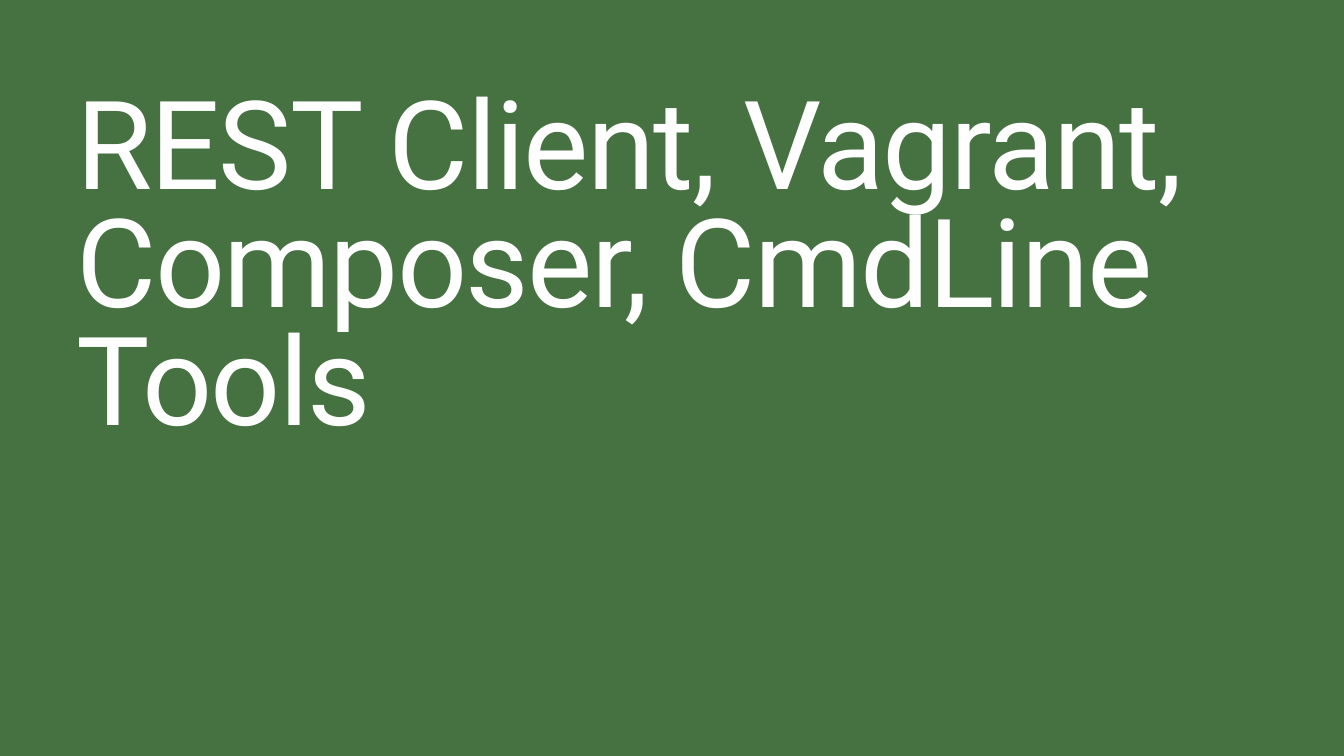
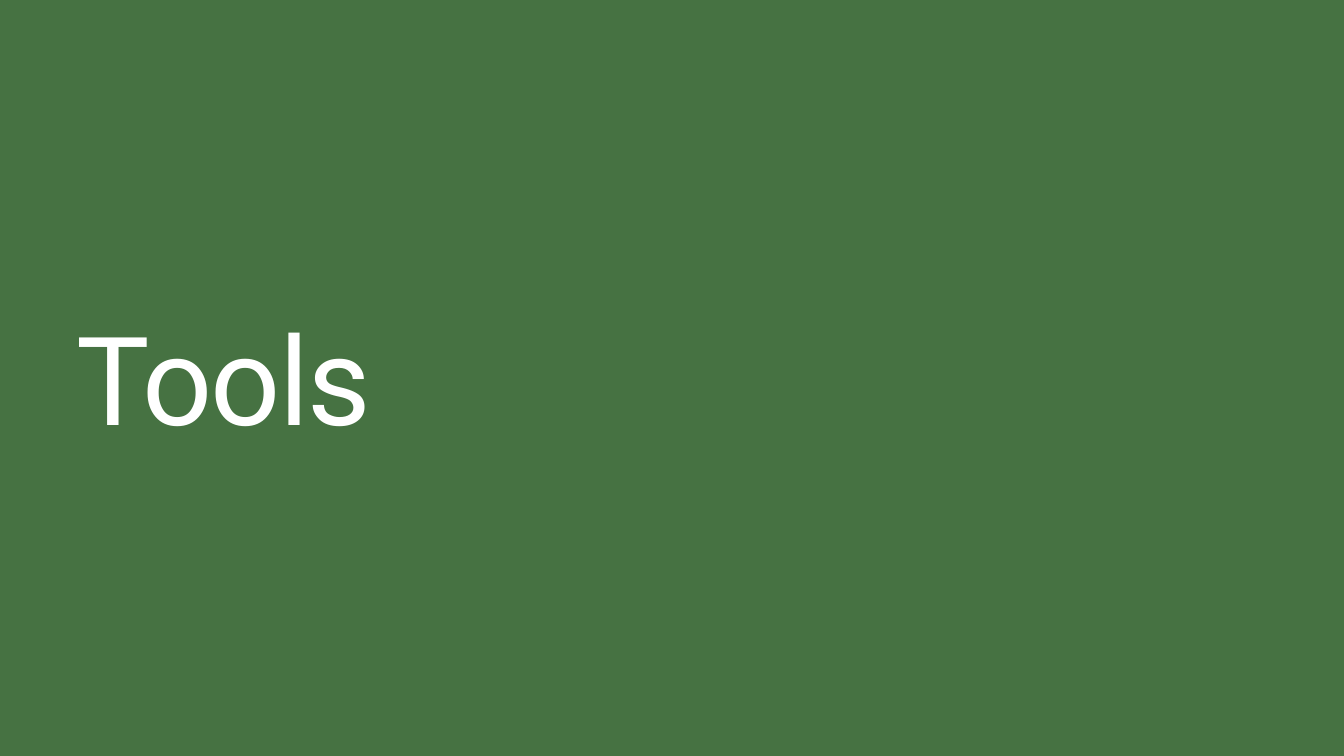
Before and after one commit to JetBrains/phpstorm-workshop, a slide deck: slide 118 of PhpStorm Workshop.pptx. Drawn at 1344x756 pixels with LibreOffice and Linux fonts; fonts in the diff are those of the drawing; background and template pictures are left out. Boxes give left, top, right and bottom in pixels: in the first picture for what was removed or moved away, otherwise in the second. Text is boxed around its words. In the diff, an @@ line names an element or a change of style, - is before the commit and + after.

Commit message:
Updated slide deck with Tools and Plugins

```diff
--- a/PhpStorm Workshop.pptx
+++ b/PhpStorm Workshop.pptx
@@ title at box(77, 332, 372, 426): text changed @@
-REST Client, Vagrant, Composer, CmdLine Tools
+Tools
```
Also in this commit, not shown: 2 other slides changed, 11 slides added.
